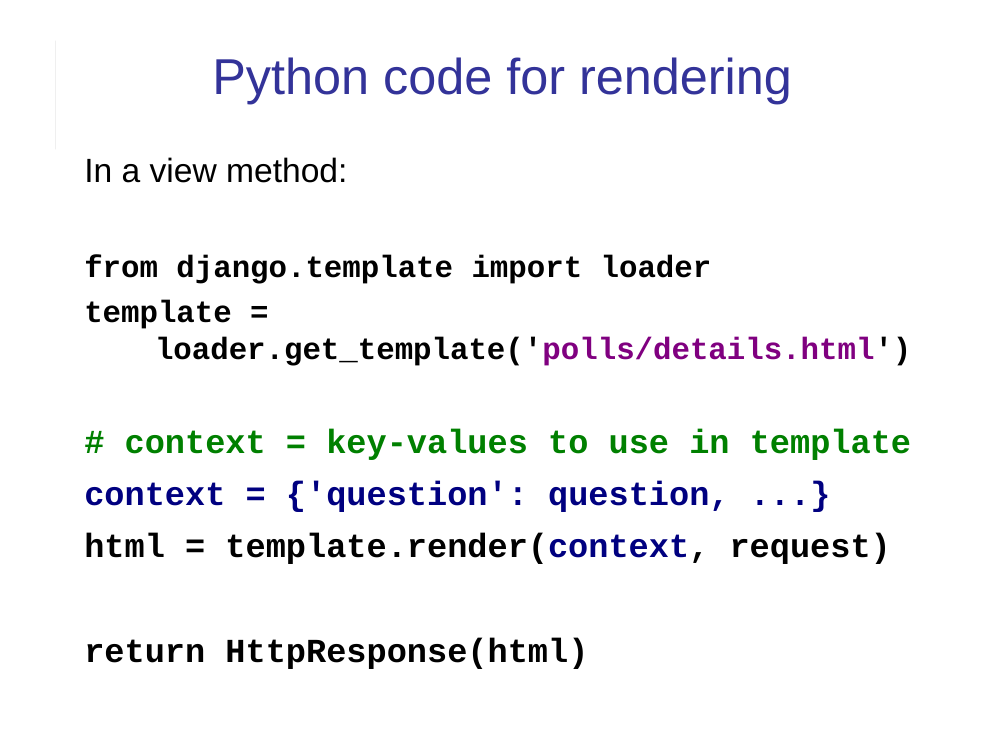
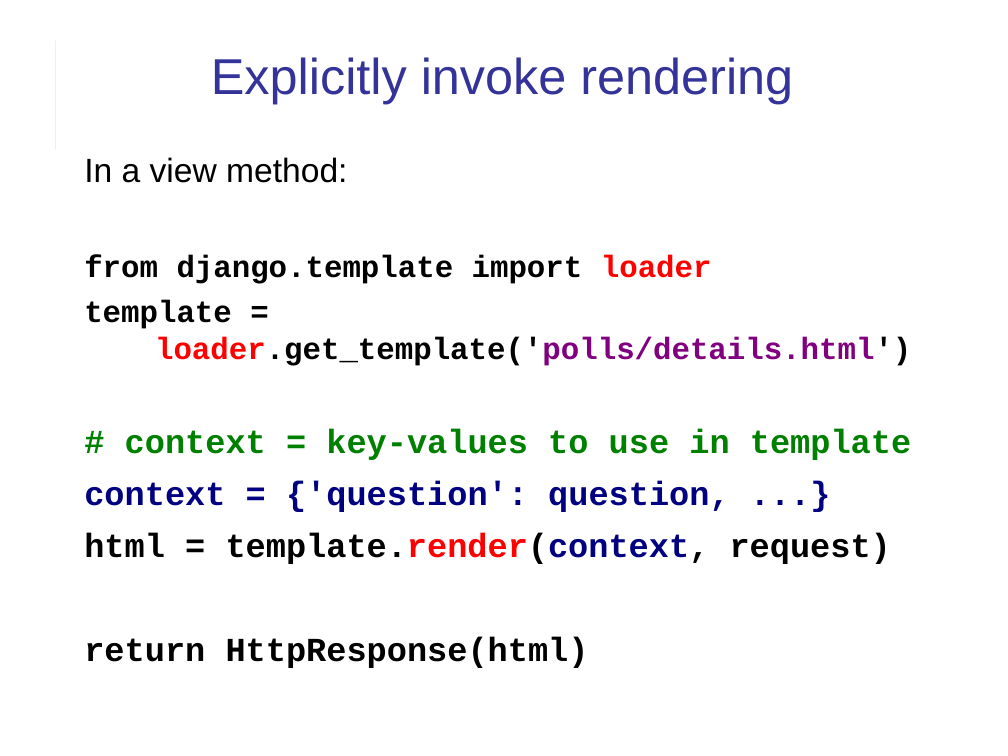
Before and after one commit to cpske/ISP, a slide deck: slide 7 of django/Django-review-1.pptx. Drawn at 1008x756 pixels with LibreOffice and Linux fonts; fonts in the diff are those of the drawing. Boxes give left, top, right and bottom in pixels: in the first picture for what was removed or moved away, otherwise in the second. Text is boxed around its words. In the diff, an @@ line names an element or a change of style, - is before the commit and + after.

Commit message:
Update KU Polls Iteration 2

```diff
--- a/django/Django-review-1.pptx
+++ b/django/Django-review-1.pptx
@@ text at (211, 57, 793, 104): text changed @@
-Python code for rendering
+Explicitly invoke rendering
@@ text at (84, 255, 911, 564): text colour #000000 to #FF0000 in "loader", "loader.get_template('polls/details.html')", "template.render(context," @@
```
Also in this commit, not shown: 14 other slides changed, 5 slides added, 2 slides removed, 2 other files.
